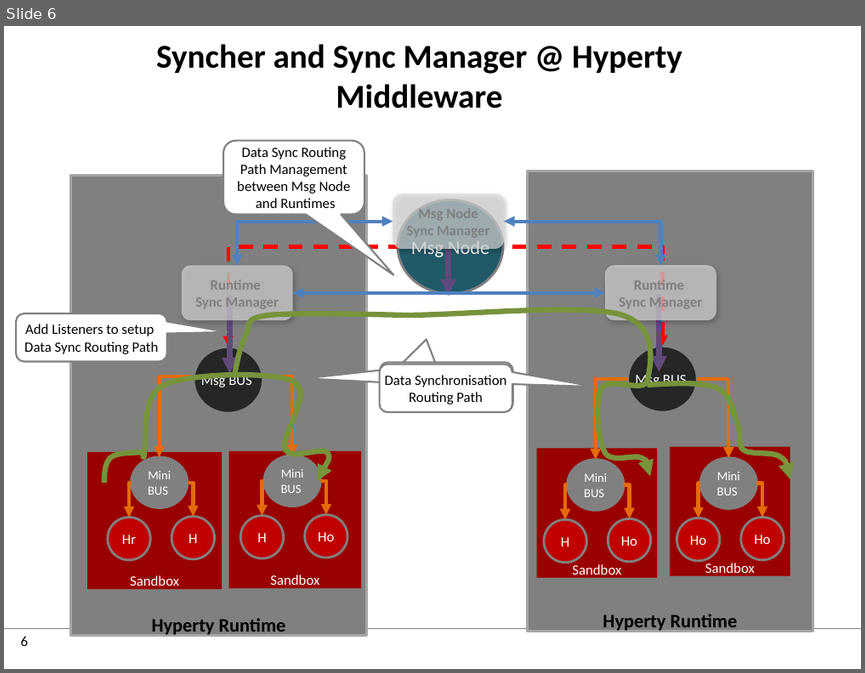
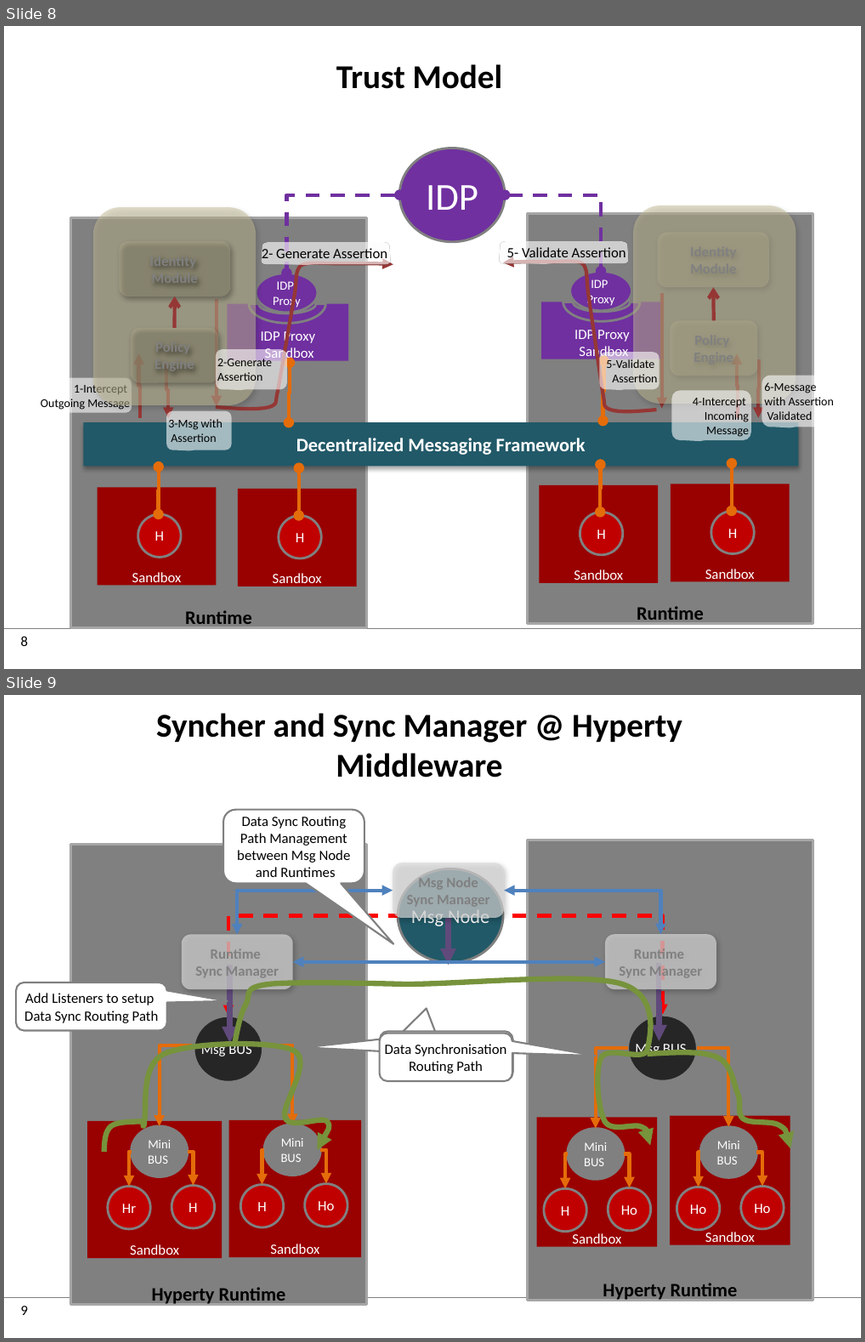
Before and after one commit to reTHINK-project/specs, a slide deck: tutorials/images.pptx. Shown one above the other, each under a label of ours: slide 6 before the commit, slides 8 and 9 after it. The pictures are 865x673 and 865x1342 pixels, drawn with LibreOffice and Linux fonts; fonts in the diff are those of the drawing; background and template pictures are left out. Boxes give left, top, right and bottom in pixels: in the first picture for what was removed or moved away, otherwise in the second. Text is boxed around its words. In the diff, an @@ line names an element or a change of style, - is before the commit and + after.

```diff
--- a/tutorials/images.pptx
+++ b/tutorials/images.pptx
@@ slide 8 added at (4,26,861,669), background #FFFFFF; not listed: 2 template elements that a slide beside it also shows @@
@@ title added at (336,64,503,89), 28 pt, text #000000, bold @@
+Trust Model
@@ rectangle added at (71,218,367,629), fill #808080, outline #A6A6A6 2 pt, 16 pt, text #000000, bold @@
+Runtime
@@ rectangle added at (528,214,813,624), fill #808080, outline #A6A6A6 2 pt, 16 pt, text #000000, bold @@
+Runtime
@@ rounded speech box added at (262,236,390,271), fill #FFFFFF at 40% opacity, 12 pt, text #000000 @@
+2- Generate Assertion
@@ rounded speech box added at (500,235,628,270), fill #FFFFFF at 40% opacity, 12 pt, text #000000 @@
+5- Validate Assertion
@@ freeform shape added at (216,262,393,409), outline #953735 3 pt @@
@@ freeform shape added at (503,261,656,412), outline #953735 3 pt @@
@@ elbow arrow added from (216, 300) to (216, 407), #953735 3 pt @@
@@ elbow arrow added from (662, 292) to (662, 408), #953735 3 pt @@
@@ group added at (92,205,796,405): 6 rounded rectangles, 2 arrows @@
+Identity
+Module
+Policy
+Engine
+Identity
+Module
+Policy
+Engine
@@ elbow arrow added from (139, 418) to (138, 353), #953735 3 pt @@
@@ rounded speech box added at (216,349,287,389), fill #FFFFFF at 59% opacity, 10 pt, text #000000 @@
+2-Generate
+Assertion
@@ rounded speech box added at (600,352,659,389), fill #FFFFFF at 59% opacity, 10 pt, text #000000 @@
+5-Validate
+Assertion
@@ elbow arrow added from (738, 418) to (737, 353), #953735 3 pt @@
@@ rounded speech box added at (4,377,132,413), fill #FFFFFF at 59% opacity, 10 pt, text #000000 @@
+1-Intercept
+Outgoing Message
@@ elbow arrow added from (167, 362) to (169, 418), #953735 3 pt @@
@@ elbow arrow added from (759, 359) to (758, 418), #953735 3 pt @@
@@ rounded speech box added at (761,374,841,426), fill #FFFFFF at 59% opacity, 10 pt, text #000000 @@
+6-Message
+with Assertion
+Validated
@@ rounded speech box added at (671,390,751,440), fill #FFFFFF at 59% opacity, 10 pt, text #000000 @@
+4-Intercept
+Incoming
+Message
@@ rounded speech box added at (167,411,232,450), fill #FFFFFF at 59% opacity, 10 pt, text #000000 @@
+3-Msg with
+Assertion
@@ group added at (84,148,798,586): 8 elbow double arrows, 7 rectangles, 7 ellipses, 2 arch (boxed as its full ring)s @@
+Decentralized Messaging Framework
+IDP Proxy
+Sandbox
+IDP
+Proxy
+IDP Proxy
+Sandbox
+IDP
+Proxy
+IDP
+Sandbox
+H
+Sandbox
+H
+Sandbox
+H
+Sandbox
+H
@@ what was slide 6 is now slide 9 @@
@@ page number at (21,1305,28,1315): text changed @@
-6
+9
```
Also in this commit, not shown: 5 other slides added, 4 other files.
